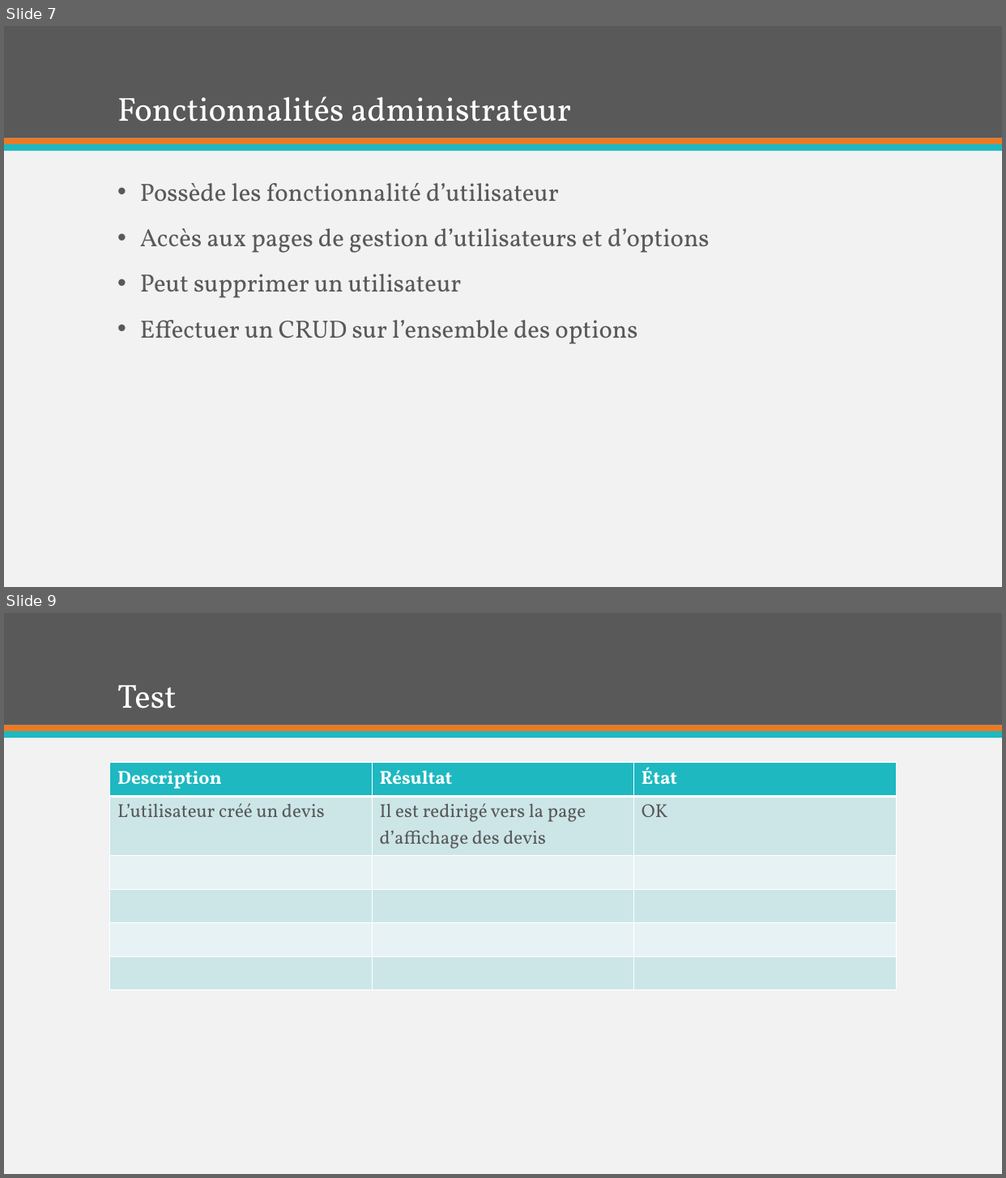
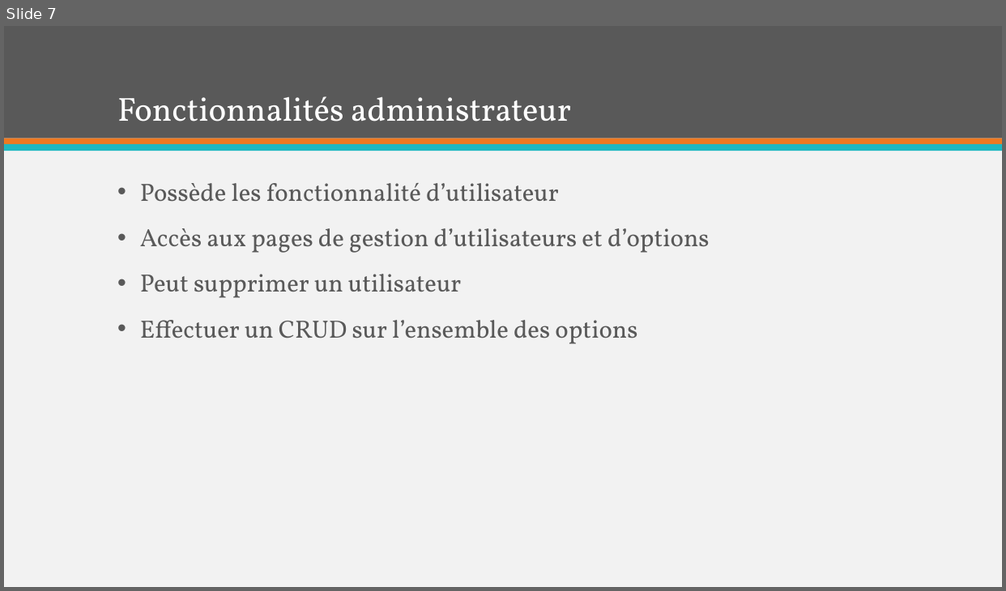
Before and after one commit to Benoris/TPI, a slide deck: Documentation/Orale/Présentation Furnigo.pptx. Shown one above the other, each under a label of ours: slides 7 and 9 before the commit, slide 7 after it; the slides between them are not shown. The pictures are 1006x1178 and 1006x591 pixels, drawn with LibreOffice and Linux fonts; fonts in the diff are those of the drawing. Boxes give left, top, right and bottom in pixels: in the first picture for what was removed or moved away, otherwise in the second. Text is boxed around its words. In the diff, an @@ line names an element or a change of style, - is before the commit and + after.

```diff
--- a/Documentation/Orale/Présentation Furnigo.pptx
+++ b/Documentation/Orale/Présentation Furnigo.pptx
@@ slide 9 removed at (4, 613, 1002, 1174), background #F2F2F2; not listed: 3 template elements that a slide beside it also shows @@
@@ title removed at (117, 685, 177, 709) @@
-Test
@@ table removed at (110, 763, 897, 967), 6 rows, 3 columns @@
-Description | Résultat | État
-L’utilisateur créé un devis | Il est redirigé vers la page d’affichage des devis | OK
- |  | 
- |  | 
- |  | 
- |  | 
```
Also in this commit, not shown: 3 slides changed, 5 slides added, 2 other files.
